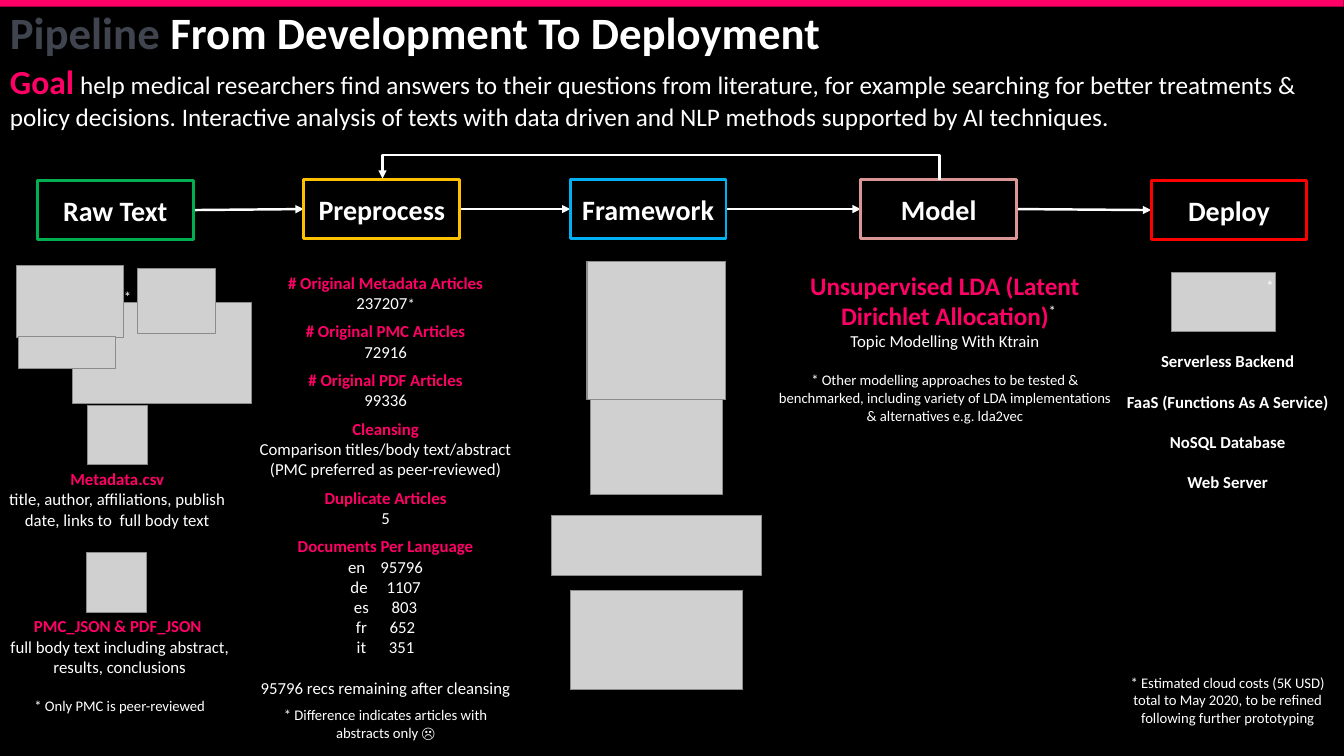
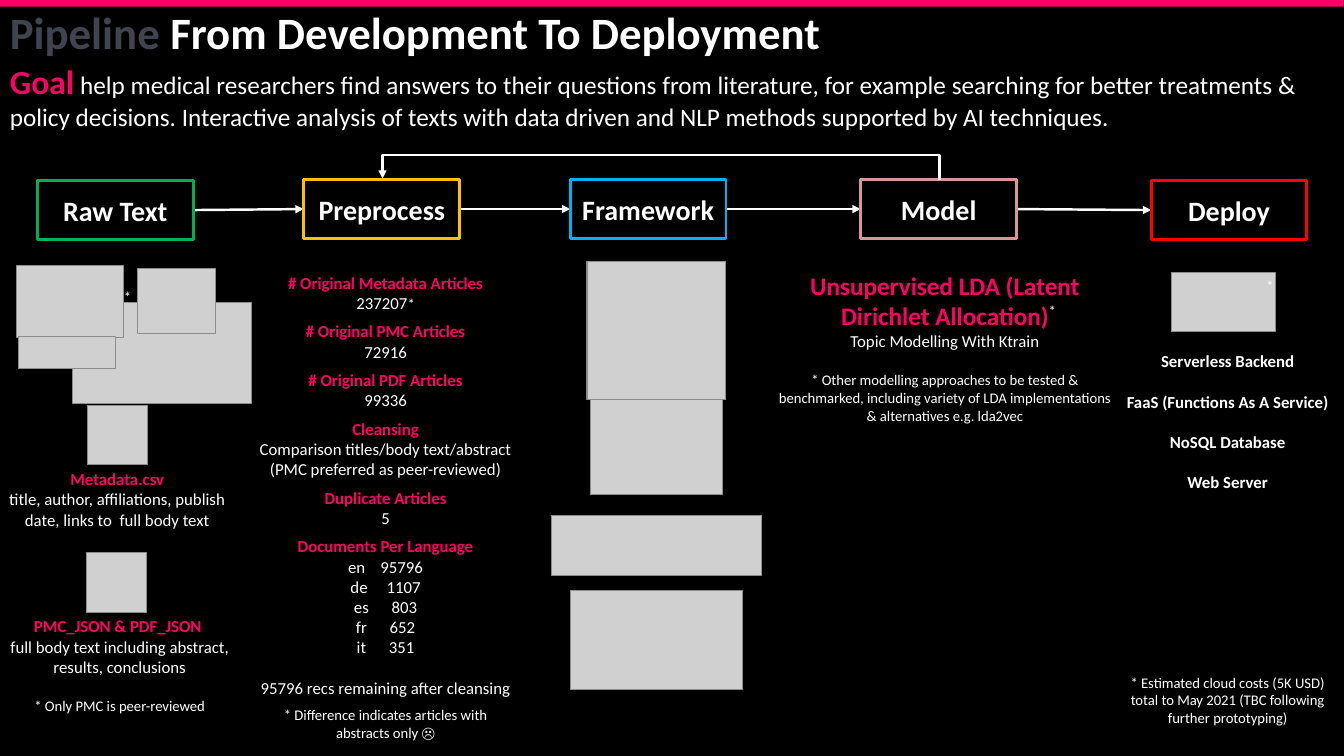
Before and after one commit to corticalstack/corticalstack.github.io, a slide deck: slide 2 of docs/project/Jon-Paul Boyd Masters Thesis Project Presentation COVID19 Research Cockpit - supplement.pptx. Drawn at 1344x756 pixels with LibreOffice and Linux fonts; fonts in the diff are those of the drawing; grey boxes stand for pictures. Boxes give left, top, right and bottom in pixels: in the first picture for what was removed or moved away, otherwise in the second. Text is boxed around its words. In the diff, an @@ line names an element or a change of style, - is before the commit and + after.

Commit message:
Project presentation supplement update

```diff
--- a/docs/project/Jon-Paul Boyd Masters Thesis Project Presentation COVID19 Research Cockpit - supplement.pptx
+++ b/docs/project/Jon-Paul Boyd Masters Thesis Project Presentation COVID19 Research Cockpit - supplement.pptx
@@ text at (x1=1131, y1=677, x2=1325, y2=726): text changed @@
-* Estimated cloud costs (5K USD) total to May 2020, to be refined following further prototyping
+* Estimated cloud costs (5K USD) total to May 2021 (TBC following further prototyping)
```
Also in this commit, not shown: 1 other file.
